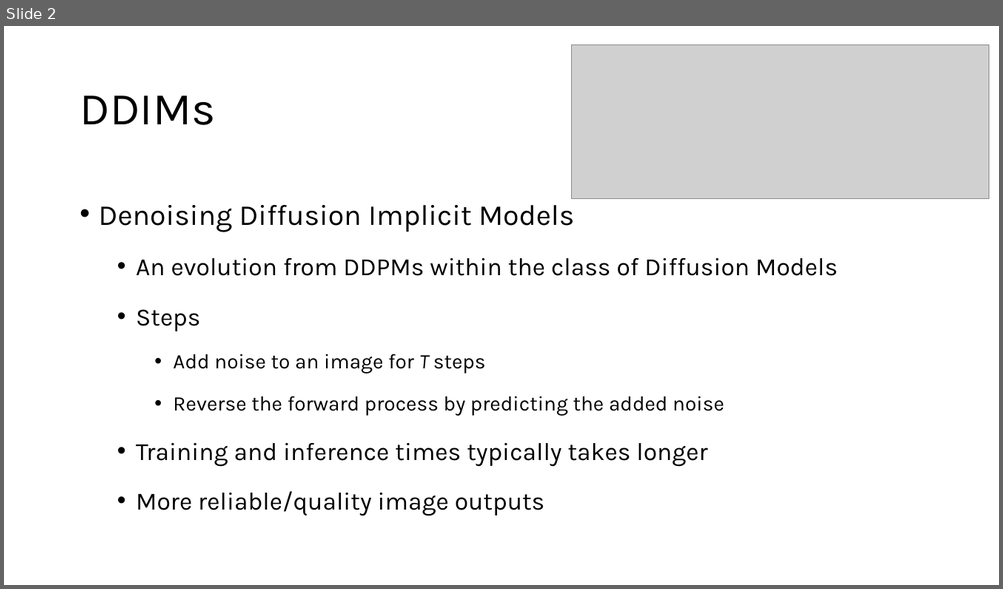
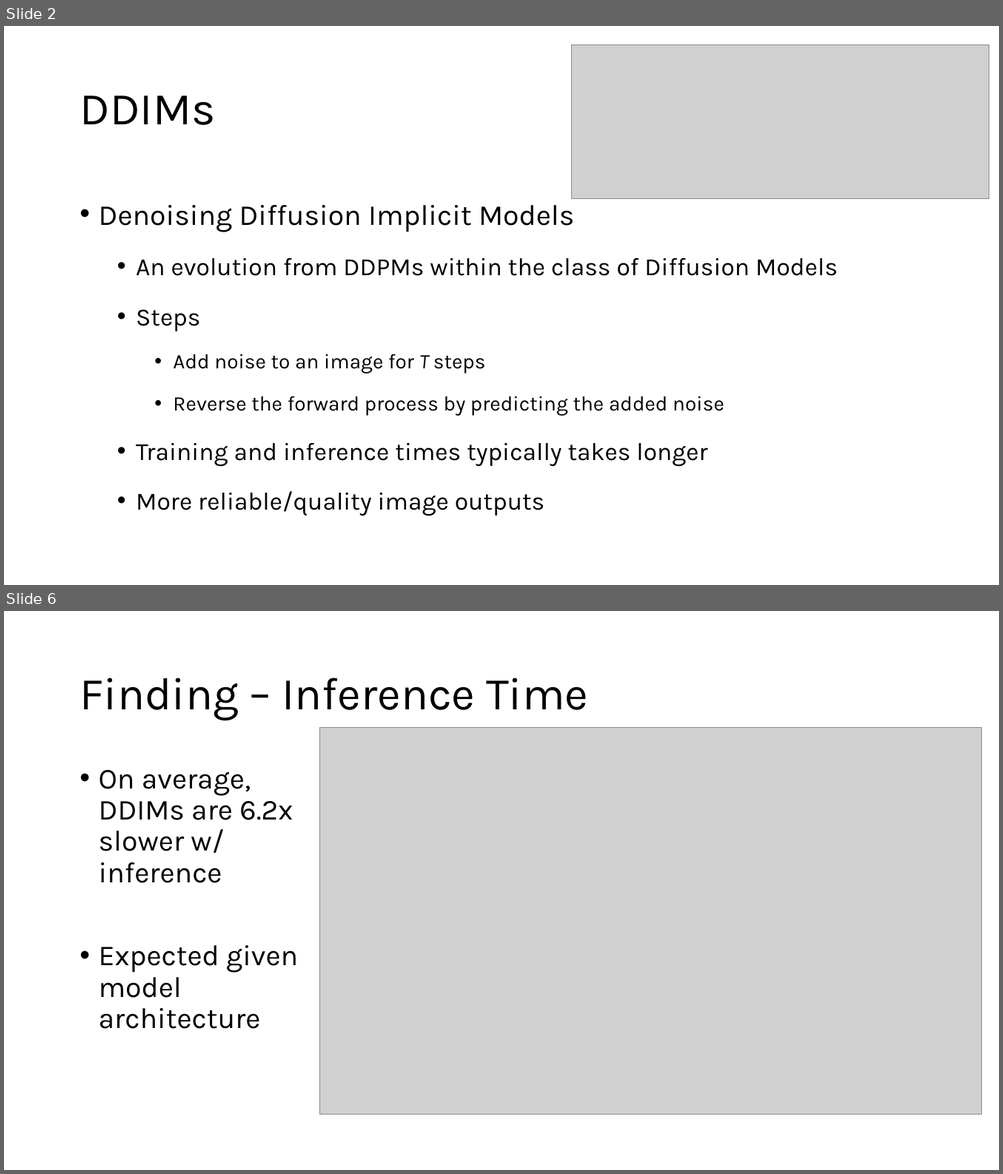
Before and after one commit to MMenser/DDIMvsGAN, a slide deck: Evaluating DDIMs in New Domains.pptx. Shown one above the other, each under a label of ours: slide 2 before the commit, slides 2 and 6 after it; the slides between them are not shown. The pictures are 1003x589 and 1003x1174 pixels, drawn with LibreOffice and Linux fonts; fonts in the diff are those of the drawing; grey boxes stand for pictures. Boxes give left, top, right and bottom in pixels: in the first picture for what was removed or moved away, otherwise in the second. Text is boxed around its words. In the diff, an @@ line names an element or a change of style, - is before the commit and + after.

```diff
--- a/Evaluating DDIMs in New Domains.pptx
+++ b/Evaluating DDIMs in New Domains.pptx
@@ slide 6 added at [4, 611, 999, 1170], background #FFFFFF @@
@@ title added at [79, 678, 588, 721], 44 pt, text #000000 @@
+Finding – Inference Time
@@ picture added at [319, 728, 982, 1116] @@
@@ text added at [99, 770, 298, 1029], 28 pt, text #000000 @@
+• On average, DDIMs are 6.2x slower w/ inference
+• Expected given model architecture
```
Also in this commit, not shown: 5 other slides added, 2 slides removed.
